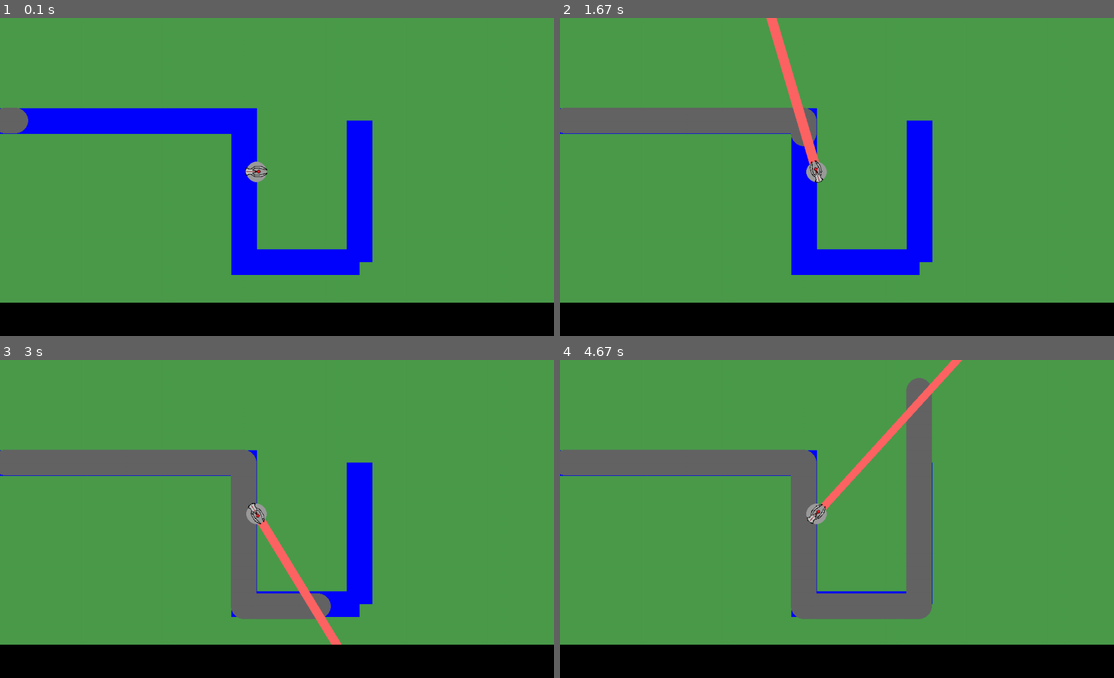
Above: before the commit, frames 1-4 (two rows, left to right).
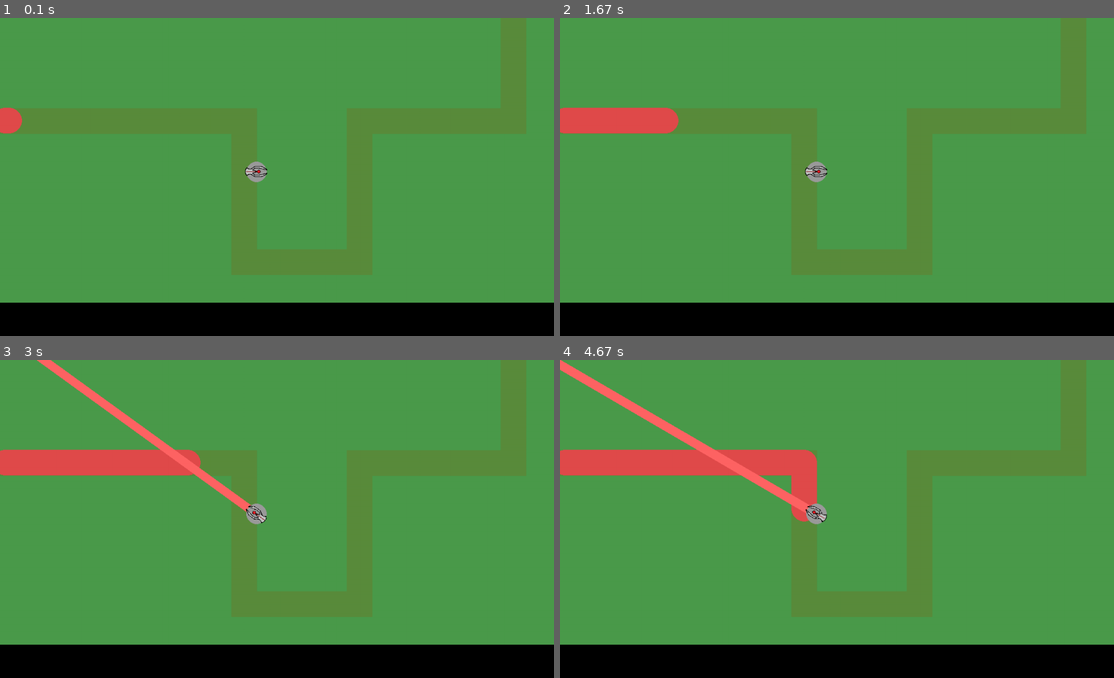
Above: after the commit, the same moments.

Repository: rhit-catapult/pygameproject-team0
Game: pygame game, started from project.py
Two runs of this game, one before a commit and one after it. Both use one fixed random seed, a clock stepped at 60 frames per second and the inputs below.
Inputs:
- Up to frame 1 (0.1 s): no input
- Up to frame 2 (1.67 s): no input
- Up to frame 3 (3 s): no input
- Up to frame 4 (4.67 s): no input

The runs differ from the first frame. In frame 1, 9.3% of the frame differs, in the area x 0-68%, y 28-81%; in frame 2, 10%; in frame 3, 11%; in frame 4, 13%, in the area x 0-73%, y 0-82%.

Commit message:
Path updates

Diff:
--- a/project.py
+++ b/project.py
@@ -19,42 +19,43 @@
 money = 500
 
 class enemy:
-    def __init__(self, screen, color, x, y, radius, speed_x, speed_y,):
+    def __init__(self, screen, color, x, y, radius, speed_x, speed_y):
+        self.screen = screen
+        self.color = color
         self.dist = 0
-        self.screen = screen
-        self.color = color
         self.x = x
         self.y = y
         self.radius = radius
         self.speed_x = speed_x
         self.speed_y = speed_y
 
-
-
     def move(self):
-        self.dist +=1
+        self.y = self.y + self.speed_y
+        self.x = self.x + self.speed_x
+        self.dist += 1
+
         if self.x <= 470 and self.y == 200:
-            self.speed_x = 5
-        elif 470 <= self.x <= 500 and self.y <= 475:
+            self.speed_x = 2
+        elif 475 <= self.x <= 500 and self.y <= 470:
             self.speed_x = 0
-            self.speed_y = 5
-
-        elif self.x <= 695 and self.y >= 470:
-            self.speed_x = 5
+            self.speed_y = 2
+        elif self.x <= 700 and self.y >= 475:
+            self.speed_x = 2
             self.speed_y = 0
-
-        elif self.y >= 200:
+        elif self.y >= 475 and self.x <= 1000:
             self.speed_x = 0
-            self.speed_y = -5
-        self.x = self.x + self.speed_x
-        self.y = self.y + self.speed_y
-
-
-
-
-    def draw(self):
-        pygame.draw.circle(self.screen, (100, 100, 100), (self.x, self.y),
+            self.speed_y = -2
+        elif self.y <= 200 and self.x < 1000:
+            self.speed_x = 2
+            self.speed_y = 0
+        elif self.x >= 1000 and self.y >= 200:
+            self.speed_x = 0
+            self.speed_y = -2
+
+    def draw(self):
+        pygame.draw.circle(self.screen, (225,75, 75), (self.x, self.y),
                  25)
+
 class beamTurret:
     def __init__(self,screen,x,y,angle):
         self.screen =screen
@@ -173,26 +174,17 @@
                 if mousex >= self.buy1x-20 and mousey <= self.buy1x:
                     return 1
 
+
 class path: # TODO: Make enemies move on the path
     def __init__(self, screen):
         self.screen = screen
     def draw(self):
-        pygame.draw.line(self.screen, (0, 0, 255), (0, 200),(500, 200),50)
-        pygame.draw.line(self.screen, (0, 0, 255), (475, 180), (475, 500), 50)
-        pygame.draw.line(self.screen, (0, 0, 255), (475, 475), (700, 475), 50)
-        pygame.draw.line(self.screen, (0, 0, 255), (700, 475), (700, 200), 50)
-
-
-
-
-
-
-
-
-
-
-
-
+        pygame.draw.line(self.screen, (90, 140, 60), (0, 200),(500, 200),50)
+        pygame.draw.line(self.screen, (90, 140, 60), (475, 180), (475, 500), 50)
+        pygame.draw.line(self.screen, (90, 140, 60), (475, 475), (725, 475), 50)
+        pygame.draw.line(self.screen, (90, 140, 60), (700, 475), (700, 176), 50)
+        pygame.draw.line(self.screen, (90, 140, 60), (700, 200), (1025, 200), 50)
+        pygame.draw.line(self.screen, (90, 140, 60), (1000, 200), (1000, 0), 50)
 
 
 def main():
